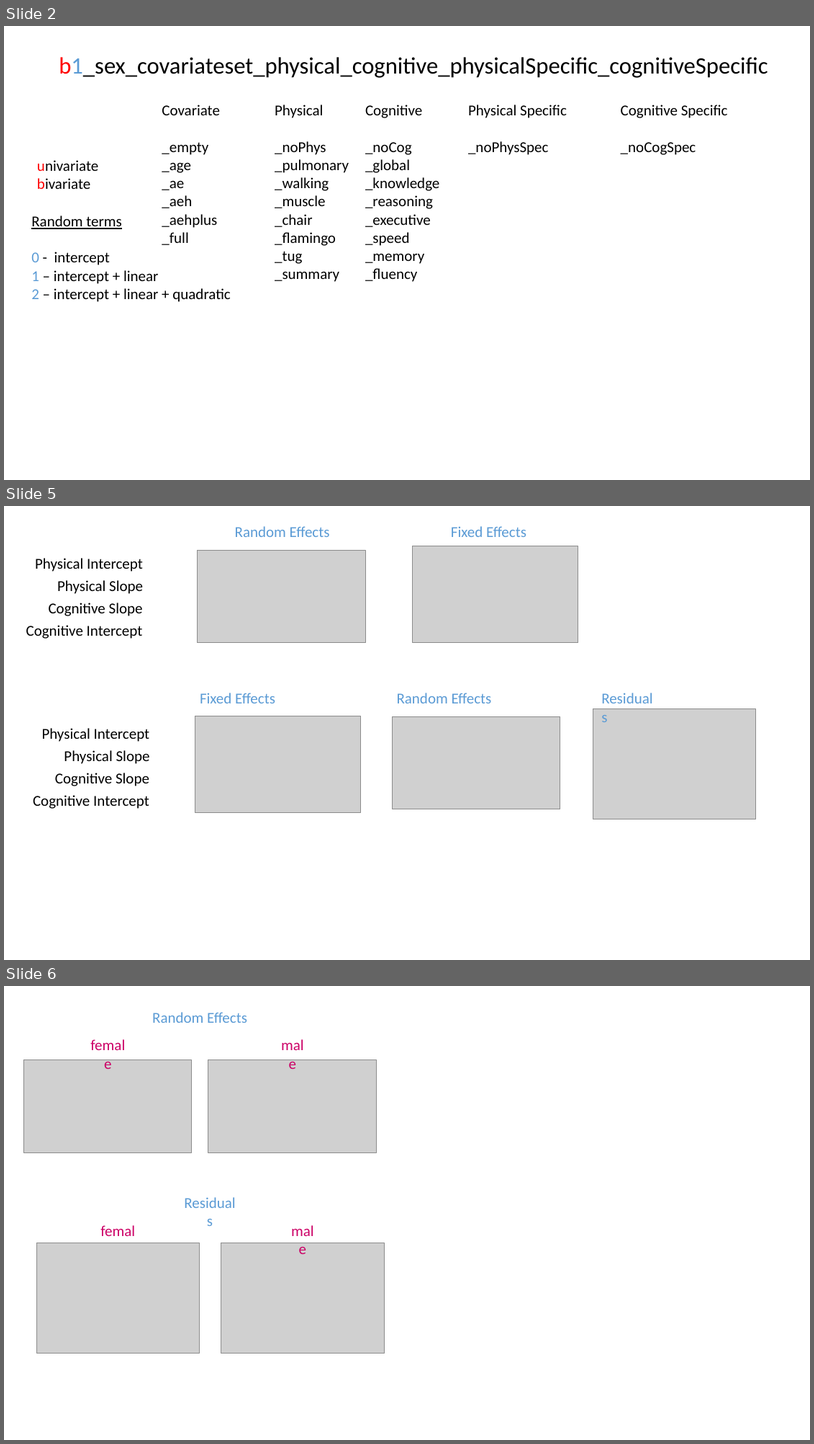
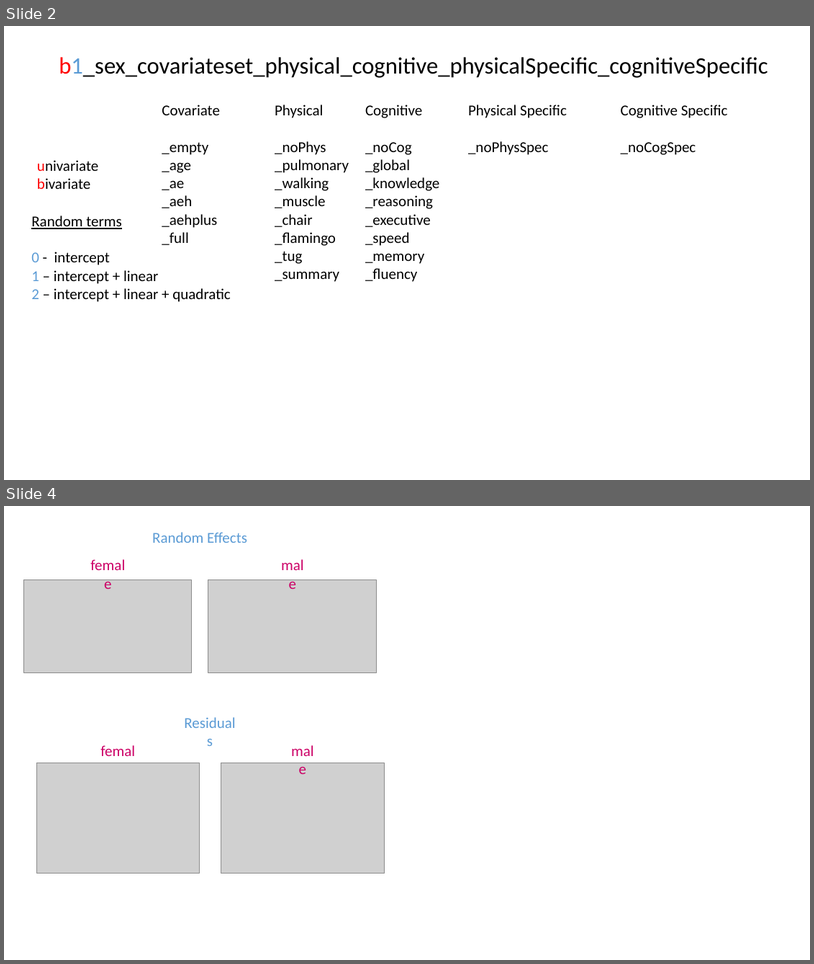
Before and after one commit to IALSA/IALSA-2015-Portland, a slide deck: libs/materials/naming_convention.pptx. Shown one above the other, each under a label of ours: slides 2, 5 and 6 before the commit, slides 2 and 4 after it; the slides between them are not shown. The pictures are 814x1444 and 814x964 pixels, drawn with LibreOffice and Linux fonts; fonts in the diff are those of the drawing; grey boxes stand for pictures. Boxes give left, top, right and bottom in pixels: in the first picture for what was removed or moved away, otherwise in the second. Text is boxed around its words. In the diff, an @@ line names an element or a change of style, - is before the commit and + after.

```diff
--- a/libs/materials/naming_convention.pptx
+++ b/libs/materials/naming_convention.pptx
@@ slide 5 removed at [4, 506, 810, 960], background #FFFFFF @@
@@ text removed at [235, 526, 330, 537] @@
-Random Effects
@@ text removed at [451, 526, 527, 537] @@
-Fixed Effects
@@ group removed at [26, 546, 579, 643]: 4 texts, 2 pictures @@
-Physical Intercept
-Physical Slope
-Cognitive Intercept
-Cognitive Slope
@@ group removed at [33, 686, 756, 818]: 7 texts, 3 pictures @@
-Physical Intercept
-Physical Slope
-Cognitive Intercept
-Cognitive Slope
-Random Effects
-Fixed Effects
-Residuals
@@ what was slide 6 is now slide 4 @@
```
Also in this commit, not shown: 1 slide changed, 1 other slide removed, 4 other files.
